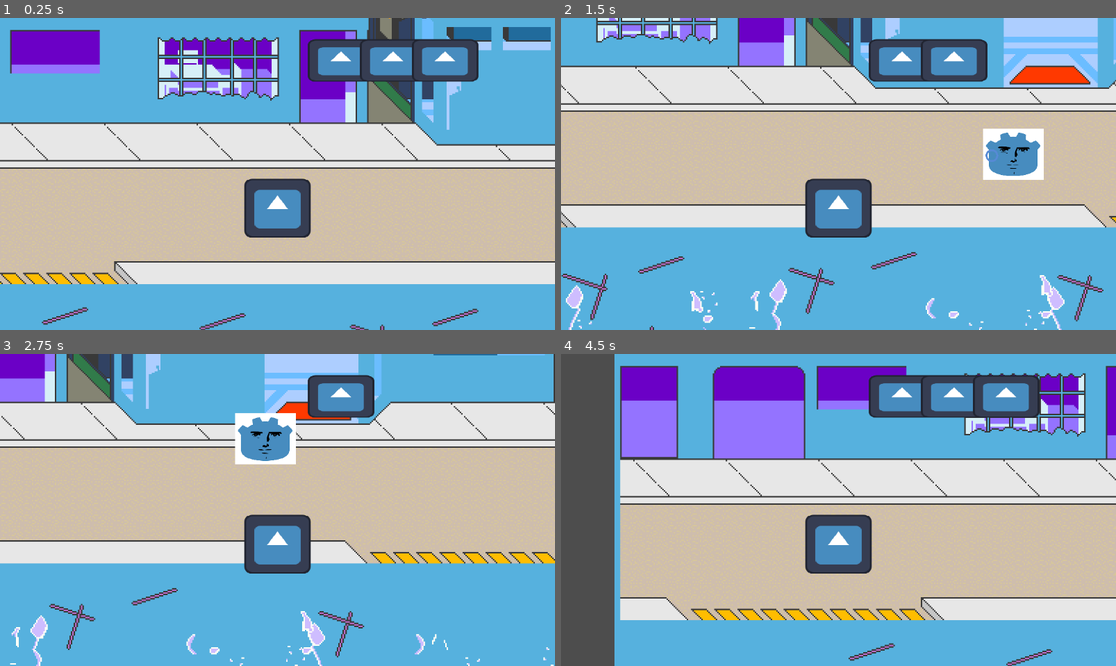
Above: before the commit, frames 1-4 (two rows, left to right).
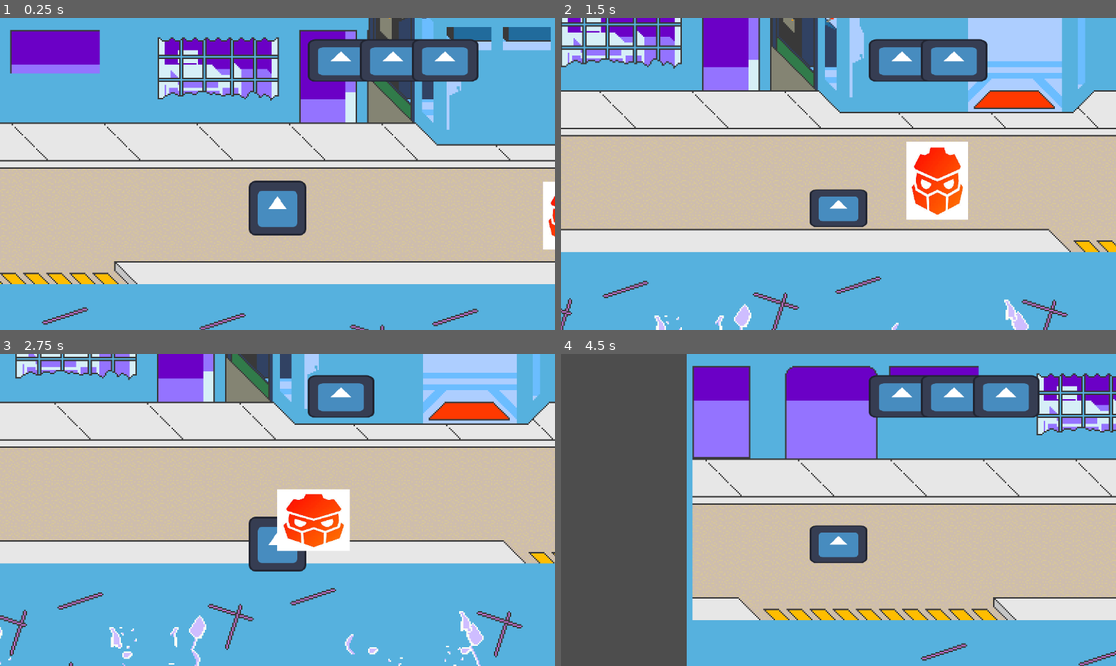
Above: after the commit, the same moments.

Repository: Franco-Pedrazzi/Chuche-proyect
Game: Godot game, scene res://mundos/mundo guiso/nivel_0.tscn
Two runs of this game, one before a commit and one after it. Both use one fixed random seed, a clock stepped at 60 frames per second and the inputs below. The project has no main scene, so this scene is started directly. The engine's default icon, where the game draws it, is replaced by a stand-in: a white triangle on a blue panel in a dark square.
Inputs:
- Up to frame 1 (0.25 s): no input
- Up to frame 2 (1.5 s): tap Enter at 0.5 s; hold Right (right) 0.53-1.28 s; tap X (pegar, bound only after the commit) at 0.6, 1.35 s; hold Down (down) from 1.28 s (still down)
- Up to frame 3 (2.75 s): release Down (down) at 2.03 s; hold Right (right) from 2.03 s (still down); tap X (pegar, bound only after the commit) at 2.1 s
- Up to frame 4 (4.5 s): release Right (right) at 2.78 s; hold Up (up) 2.78-3.53 s; tap X (pegar, bound only after the commit) at 2.85, 3.6, 4.35 s; hold Left (left) from 3.53 s (still down)

The runs differ from the first frame. In frame 1, 1.4% of the frame differs, in the area x 43-100%, y 51-75%; in frame 2, 50%, in the area x 0-100%, y 0-100%; in frame 3, 25%; in frame 4, 27%.

Commit message:
termine de programar los disparosdel shooter ahora estoy agregando vidas y sentido de recibir daño a los enemigos y estoy haciendo un sistema para atacar para el jugador

Diff:
--- a/chuche-proyect--/mundos/mundo guiso/nivel_0.tscn
+++ b/chuche-proyect--/mundos/mundo guiso/nivel_0.tscn
@@ -1,8 +1,9 @@
-[gd_scene load_steps=6 format=3 uid="uid://3t484pnhsnsy"]
+[gd_scene load_steps=7 format=3 uid="uid://3t484pnhsnsy"]
 
 [ext_resource type="Texture2D" uid="uid://dnjekoa24v2cs" path="res://sprites/mundo 0/5.png" id="1_qrxap"]
 [ext_resource type="PackedScene" uid="uid://cpri1ktmj56ec" path="res://objetos/characters/mateo/mateo.tscn" id="2_gxecd"]
 [ext_resource type="PackedScene" uid="uid://b1yonn763q8be" path="res://objetos/characters/shooter/shooter.tscn" id="3_gxecd"]
+[ext_resource type="PackedScene" uid="uid://rk6tkiihhapc" path="res://objetos/characters/evilNpc/evilGodottscn.tscn" id="4_x1hqg"]
 
 [sub_resource type="RectangleShape2D" id="RectangleShape2D_qnqe0"]
 size = Vector2(1250.15, 3.19486)
@@ -39,4 +40,7 @@
 shape = SubResource("RectangleShape2D_gxecd")
 
 [node name="Shooter" parent="." instance=ExtResource("3_gxecd")]
-position = Vector2(423, 341)
+position = Vector2(968, 347)
+
+[node name="EvilGodot" parent="." instance=ExtResource("4_x1hqg")]
+position = Vector2(393, 351)
--- a/chuche-proyect--/objetos/characters/evilNpc/evilGodottscn.tscn
+++ b/chuche-proyect--/objetos/characters/evilNpc/evilGodottscn.tscn
@@ -73,12 +73,12 @@
 }
 
 [sub_resource type="RectangleShape2D" id="RectangleShape2D_u5x76"]
-size = Vector2(34, 30.7624)
+size = Vector2(34, 23.789)
 
 [sub_resource type="CircleShape2D" id="CircleShape2D_gm2mo"]
 
 [sub_resource type="RectangleShape2D" id="RectangleShape2D_oosj2"]
-size = Vector2(47, 46)
+size = Vector2(55.1627, 41.8224)
 
 [node name="EvilGodot" type="CharacterBody2D"]
 collision_layer = 2
@@ -97,7 +97,7 @@
 texture = ExtResource("2_rbien")
 
 [node name="CollisionShape2D" type="CollisionShape2D" parent="."]
-position = Vector2(0, 4.5)
+position = Vector2(0, 0.145671)
 scale = Vector2(0.756398, -1.24884)
 shape = SubResource("RectangleShape2D_u5x76")
 
@@ -113,7 +113,8 @@
 scale = Vector2(1.03251, 1.23714)
 
 [node name="CollisionShape2D2" type="CollisionShape2D" parent="InteractionArea"]
-position = Vector2(0, 2.42495)
+position = Vector2(-2.65548e-06, 0.257964)
+scale = Vector2(0.737411, 0.915377)
 shape = SubResource("RectangleShape2D_oosj2")
 
 [connection signal="body_entered" from="DetectionZone" to="." method="_on_area_2d_body_entered"]
--- a/chuche-proyect--/objetos/characters/evilNpc/evilNPC.gd
+++ b/chuche-proyect--/objetos/characters/evilNpc/evilNPC.gd
@@ -1,13 +1,20 @@
 extends CharacterBody2D
-@export var type="daño"
+@export var DamageType="daño"
 @export var action="terminada"
+@export var type="evilNpc"
 var jugador=null
 var esperar=false
 var SPEED=2.5
 var unidos=false
+var stop=false
+var lives=3
+var notStop=true
 @onready var animations=$AnimationPlayer
 var move=Vector2.ZERO
+
 func _physics_process(delta: float) -> void:
+	if lives<=0:
+		queue_free()
 	if jugador!=null and esperar==false:
 		move=position.direction_to(jugador.position)
 	else:
@@ -27,13 +34,38 @@
 
 
 func _on_area_2d_2_body_entered(body):
+	stop=false
+	unidos=true
 	if body==jugador:
-		animations.play("pegar")
-		esperar=true
-		unidos=true
-		await get_tree().create_timer(0.2).timeout
-		if unidos:
-			_on_area_2d_2_body_entered(body)
+		if !body.attacking:
+			animations.play("pegar")
+			esperar=true
+			unidos=true
+			await get_tree().create_timer(0.2).timeout
+			if unidos:
+				_on_area_2d_2_body_entered(body)
+
+		if body.attacking:
+			await get_tree().create_timer(0.20).timeout
+			print("s")
+			if stop==false:
+				lives-=1
+				var angle=(body.position - position).angle()
+				var direction = Vector2.RIGHT.rotated(angle)  # Mueve hacia la rotación actual
+				velocity = direction * SPEED*-1
+
+				notStop=false
+				await get_tree().create_timer(0.25).timeout
+				notStop=true
+			if lives<=0:
+				get_tree().reload_current_scene()
+				return
+	await get_tree().create_timer(0.25).timeout
+	if unidos:
+		_on_area_2d_2_body_entered(body)
+
+
+
 func pegar():
 	action="efectivo"
 	animations.play("default")
@@ -43,4 +75,5 @@
 	esperar=false
 
 func _on_interaction_area_body_exited(body: Node2D) -> void:
+	stop=true
 	unidos=false
--- a/chuche-proyect--/objetos/characters/mateo/mateo.gd
+++ b/chuche-proyect--/objetos/characters/mateo/mateo.gd
@@ -1,6 +1,9 @@
 extends CharacterBody2D
 @export var lives=3
 @export var type="jugador"
+@export var attacking=false
+@onready var animations=$AnimationPlayer
+var esperar=false
 var stop=false
 var SPEED=300
 var notStop=true
@@ -20,31 +23,41 @@
 		velocity.y = directionY* SPEED
 	elif notStop:
 		velocity.y = move_toward(velocity.y, 0, SPEED)
+	if Input.is_action_just_pressed("pegar"):
+		animations.play("pegar")
+		attacking=true
+		await get_tree().create_timer(0.27).timeout
+		animations.play("Itel")
+		attacking=false
 	move_and_slide()
 
 
 func _on_interaction_area_body_entered(body):
+
 	stop=false
 	unidos=true
 	if "type" in body and body!=self:
-		if body.type=="daño" or body.type=="dañoInsta":
-			if body.type=="daño":
-				await get_tree().create_timer(0.27).timeout
-			if stop==false:
-				lives-=1
-				var angle=(body.position - position).angle()
-				var direction = Vector2.RIGHT.rotated(angle)  # Mueve hacia la rotación actual
-				velocity = direction * SPEED*-1
 
-				notStop=false
-				await get_tree().create_timer(0.25).timeout
-				notStop=true
-			if lives<=0:
-				get_tree().reload_current_scene()
-				return
-	await get_tree().create_timer(0.25).timeout
-	if unidos:
-		_on_interaction_area_body_entered(body)
+
+		if "DamageType" in body:
+			if body.DamageType=="daño" or body.DamageType=="dañoInsta":
+				if body.DamageType=="daño":
+					await get_tree().create_timer(0.27).timeout
+				if stop==false:
+					lives-=1
+					var angle=(body.position - position).angle()
+					var direction = Vector2.RIGHT.rotated(angle)  # Mueve hacia la rotación actual
+					velocity = direction * SPEED*-1
+
+					notStop=false
+					await get_tree().create_timer(0.25).timeout
+					notStop=true
+				if lives<=0:
+					get_tree().reload_current_scene()
+					return
+		await get_tree().create_timer(0.25).timeout
+		if unidos:
+			_on_interaction_area_body_entered(body)
 
 
 func _on_interaction_area_body_exited(body: Node2D) -> void:
--- a/chuche-proyect--/objetos/characters/mateo/mateo.tscn
+++ b/chuche-proyect--/objetos/characters/mateo/mateo.tscn
@@ -1,11 +1,64 @@
-[gd_scene load_steps=6 format=3 uid="uid://cpri1ktmj56ec"]
+[gd_scene load_steps=10 format=3 uid="uid://cpri1ktmj56ec"]
 
 [ext_resource type="Script" uid="uid://peelch2cdapf" path="res://objetos/characters/mateo/mateo.gd" id="1_s4shh"]
 [ext_resource type="Texture2D" uid="uid://bwyb7hv4e7ukv" path="res://icon.svg" id="2_d5vvr"]
 [ext_resource type="Script" uid="uid://bfcbu6prktj4e" path="res://objetos/characters/mateo/vidas.gd" id="3_jjldi"]
 
+[sub_resource type="Animation" id="Animation_77krh"]
+resource_name = "Itel"
+tracks/0/type = "value"
+tracks/0/imported = false
+tracks/0/enabled = true
+tracks/0/path = NodePath(".:scale")
+tracks/0/interp = 1
+tracks/0/loop_wrap = true
+tracks/0/keys = {
+"times": PackedFloat32Array(0),
+"transitions": PackedFloat32Array(1),
+"update": 0,
+"values": [Vector2(0.868056, 0.927734)]
+}
+
+[sub_resource type="Animation" id="Animation_25u6k"]
+resource_name = "pegar"
+length = 0.2
+tracks/0/type = "value"
+tracks/0/imported = false
+tracks/0/enabled = true
+tracks/0/path = NodePath(".:scale")
+tracks/0/interp = 1
+tracks/0/loop_wrap = true
+tracks/0/keys = {
+"times": PackedFloat32Array(0, 0.2),
+"transitions": PackedFloat32Array(1, 1),
+"update": 0,
+"values": [Vector2(0.868056, 0.927734), Vector2(0.868056, 0.427735)]
+}
+
+[sub_resource type="Animation" id="Animation_tphce"]
+length = 0.001
+tracks/0/type = "value"
+tracks/0/imported = false
+tracks/0/enabled = true
+tracks/0/path = NodePath(".:scale")
+tracks/0/interp = 1
+tracks/0/loop_wrap = true
+tracks/0/keys = {
+"times": PackedFloat32Array(0),
+"transitions": PackedFloat32Array(1),
+"update": 0,
+"values": [Vector2(0.868056, 0.927734)]
+}
+
+[sub_resource type="AnimationLibrary" id="AnimationLibrary_660fa"]
+_data = {
+&"Itel": SubResource("Animation_77krh"),
+&"RESET": SubResource("Animation_tphce"),
+&"pegar": SubResource("Animation_25u6k")
+}
+
 [sub_resource type="RectangleShape2D" id="RectangleShape2D_iywkl"]
-size = Vector2(66.9223, 131.728)
+size = Vector2(59.0718, 131.728)
 
 [sub_resource type="RectangleShape2D" id="RectangleShape2D_77krh"]
 size = Vector2(150, 150)
@@ -15,7 +68,15 @@
 collision_mask = 15
 script = ExtResource("1_s4shh")
 
+[node name="AnimationPlayer" type="AnimationPlayer" parent="."]
+root_node = NodePath("../Icon")
+libraries = {
+&"": SubResource("AnimationLibrary_660fa")
+}
+
 [node name="Icon" type="Sprite2D" parent="."]
+position = Vector2(2.38419e-06, 4.05312e-06)
+scale = Vector2(0.868056, 0.927734)
 texture = ExtResource("2_d5vvr")
 
 [node name="CollisionShape2D" type="CollisionShape2D" parent="."]
--- a/chuche-proyect--/objetos/characters/shooter/shooter.gd
+++ b/chuche-proyect--/objetos/characters/shooter/shooter.gd
@@ -1,6 +1,8 @@
 extends CharacterBody2D
 var jugador=null
 var SPEED=2.5
+@export var DamageType="dañoInsta"
+@export var type="evilNpc"
 @onready var animations=$AnimationPlayer
 var move=Vector2.ZERO
 var scapeTime=false
@@ -12,10 +14,11 @@
 		if jugador!=null:
 			if "lives" in jugador:
 				if jugador.lives>0:
-					cargar()
+					animations.play("Shoot")
 					Shooting=false
-					await get_tree().create_timer(2.5).timeout
-					Shooting=true
+					await get_tree().create_timer(1).timeout
+					if firstShoot==true:
+						Shooting=true
 	if jugador!=null:
 		if scapeTime:
 			var distanceX=(position.x-jugador.position.x)
@@ -41,9 +44,8 @@
 	move=move_and_collide(move)
 	move_and_slide()
 
-func cargar():
-	print("w")
-	animations.play("pegar")
+
+
 
 
 
@@ -55,7 +57,7 @@
 	bullet.position = position
 	bullet.rotation = angle
 	get_parent().add_child(bullet)
-	print("bang")
+
 
 
 func _on_detection_zone_body_entered(body: Node2D) -> void:
@@ -68,21 +70,18 @@
 	if body!=self and "type" in body:
 		if body.type=="jugador":
 			scapeTime=true
-			await get_tree().create_timer(2).timeout
-			Shooting=false
-			animations.play("caminar")
 
 func _on_distance_body_exited(body: Node2D) -> void:
 	if body!=self and "type" in body:
 		if body.type=="jugador":
 			scapeTime=false
-			Shooting=true
 
 
 
 func _on_interaction_area_body_entered(body: Node2D) -> void:
 	if body!=self and "type" in body:
 		if body.type=="jugador" and !firstShoot:
+			await get_tree().create_timer(1).timeout
 			Shooting=true
 			firstShoot=true
 
--- a/chuche-proyect--/objetos/characters/shooter/shooter.tscn
+++ b/chuche-proyect--/objetos/characters/shooter/shooter.tscn
@@ -38,7 +38,7 @@
 resource_name = "default"
 
 [sub_resource type="Animation" id="Animation_rjjjd"]
-resource_name = "pegar"
+resource_name = "Shoot"
 length = 0.21
 tracks/0/type = "value"
 tracks/0/imported = false
@@ -70,9 +70,9 @@
 [sub_resource type="AnimationLibrary" id="AnimationLibrary_psosv"]
 _data = {
 &"RESET": SubResource("Animation_sae0v"),
+&"Shoot": SubResource("Animation_rjjjd"),
 &"caminar": SubResource("Animation_8mdte"),
-&"default": SubResource("Animation_iyvs0"),
-&"pegar": SubResource("Animation_rjjjd")
+&"default": SubResource("Animation_iyvs0")
 }
 
 [sub_resource type="RectangleShape2D" id="RectangleShape2D_u5x76"]
--- a/chuche-proyect--/project.godot
+++ b/chuche-proyect--/project.godot
@@ -36,6 +36,11 @@
 "events": [Object(InputEventKey,"resource_local_to_scene":false,"resource_name":"","device":0,"window_id":0,"alt_presse …(194 unchanged characters)…
 ]
 }
+pegar={
+"deadzone": 0.2,
+"events": [Object(InputEventKey,"resource_local_to_scene":false,"resource_name":"","device":-1,"window_id":0,"alt_pressed":false,"shift_pressed":false,"ctrl_pressed":false,"meta_pressed":false,"pressed":false,"keycode":0,"physical_keycode":88,"key_label":0,"unicode":120,"location":0,"echo":false,"script":null)
+]
+}
 
 [layer_names]
 
